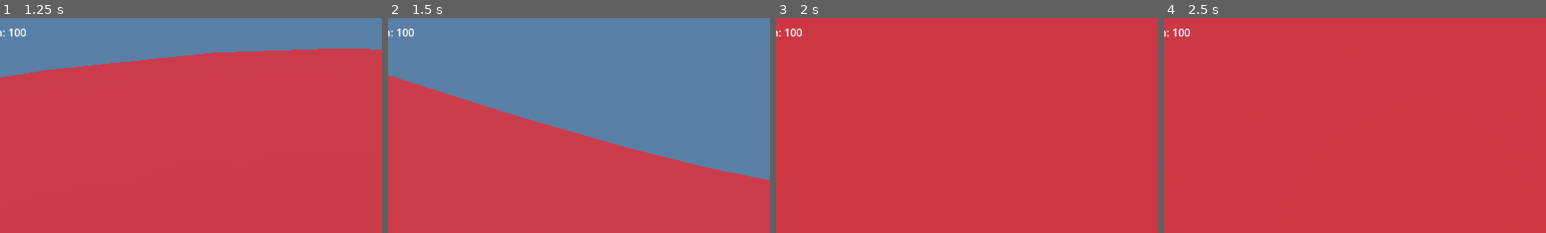
Above: before the commit, frames 1-4 (left to right).
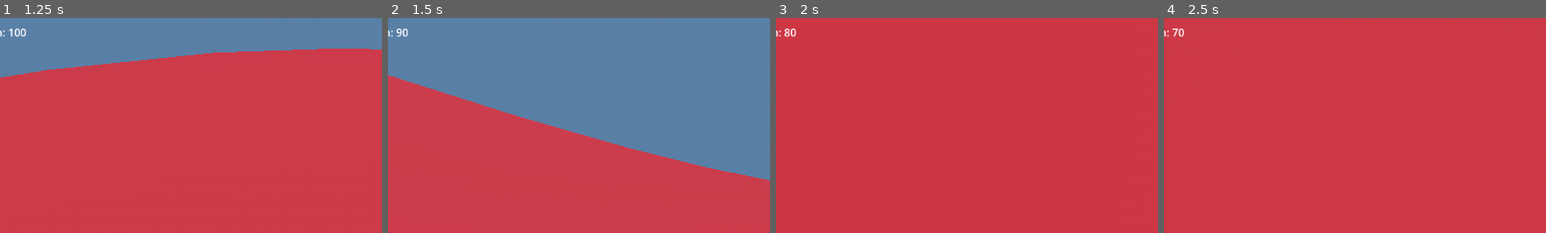
Above: after the commit, the same moments.

Repository: onebit-aidan-kris/scary-fish-jam
Game: Godot game, scene res://scenes/levels/fishing/fishing_level.tscn
Two runs of this game, one before a commit and one after it. Both use one fixed random seed, a clock stepped at 60 frames per second and the inputs below. This scene is started directly instead of the project's main scene.
Inputs (mouse positions are % of the whole screen's width and height, from its top left):
- Up to frame 1 (1.25 s): click "Start Game" at 0.5 s
- Up to frame 2 (1.5 s): move the mouse to (55, 50) at 1.27 s; hold W (move_forward) from 1.28 s (still down); hold Ctrl (crouch) from 1.28 s (still down)
- Up to frame 3 (2 s): keep holding W (move_forward); keep holding Ctrl (crouch); tap Space (jump) at 1.52 s
- Up to frame 4 (2.5 s): keep holding W (move_forward); move the mouse to (45, 50) at 2.02 s; release Ctrl (crouch) at 2.03 s; tap E (interact) at 2.1 s; tap Space (jump) at 2.27 s
The pictures show only the part of the screen within x 5-55%, y 0-50%; the shares and areas given below are measured in that part.

Frame 1 is identical in both runs. In frame 2, less than 0.1% of the frame differs, in the area x 2-7%, y 4-9%; in frame 3, less than 0.1%; in frame 4, less than 0.1%.

Commit message:
danger fish working but should disengage after

Diff:
--- a/project/scenes/levels/fishing/boat.gd
+++ b/project/scenes/levels/fishing/boat.gd
@@ -1,4 +1,4 @@
-extends Node3D
+extends CharacterBody3D
 
 @export var move_speed := 8.0
 @export var turn_speed := 2.0
@@ -17,12 +17,6 @@
 func _ready() -> void:
 	_input = gamestate.player_input
 	_cam_origin_pitch = _camera.rotation_degrees.x
-
-	var dangerfish := get_tree().get_first_node_in_group("dangerfish")
-	if dangerfish:
-		var attackable := dangerfish.get_node_or_null("Attackable")
-		if attackable:
-			attackable.player_damaged.connect(_on_player_damaged)
 
 
 func _physics_process(delta: float) -> void:
@@ -60,6 +54,8 @@
 	sonar_cooldown_ticks = sonar_cooldown_max
 
 
-func _on_player_damaged(damage_amount: int) -> void:
+func receive_damage(damage_amount: int) -> void:
+	print("Player received damage: ", damage_amount)
 	health -= damage_amount
-	print("Boat damaged for ", damage_amount, " HP. Remaining: ", health)
+	if health <= 0:
+		print("Player is dead!")
--- a/project/scenes/levels/fishing/fishing_level.tscn
+++ b/project/scenes/levels/fishing/fishing_level.tscn
@@ -67,6 +67,8 @@
 top_radius = 0.0
 bottom_radius = 0.75
 
+[sub_resource type="SphereShape3D" id="SphereShape3D_hdgy8"]
+
 [sub_resource type="NavigationMesh" id="NavMesh_fish"]
 vertices = PackedVector3Array(0, -4, 0, 33, -4, 0, 28.578, -4, 16.5, 16.5, -4, 28.578, 0, -4, 33, -16.5, -4, 28.578, -28.578, -4, 16.5, -33, -4, 0, -28.578, -4, -16.5, -16.5, -4, -28.578, 0, -4, -33, 16.5, -4, -28.578, 28.578, -4, -16.5)
 polygons = [PackedInt32Array(0, 1, 2), PackedInt32Array(0, 2, 3), PackedInt32Array(0, 3, 4), PackedInt32Array(0, 4, 5), …(222 unchanged characters)…
@@ -118,7 +120,7 @@
 mesh = SubResource("FloorMesh_fish")
 surface_material_override/0 = SubResource("FloorMat_fish")
 
-[node name="Boat" type="Node3D" parent="." unique_id=307091637 groups=["player"]]
+[node name="Boat" type="CharacterBody3D" parent="." unique_id=537027469 groups=["player"]]
 transform = Transform3D(1, 0, 0, 0, 1, 0, 0, 0, 1, 0, 0.15, 0)
 script = ExtResource("3_boat")
 
@@ -145,6 +147,11 @@
 [node name="Camera3D" type="Camera3D" parent="Boat" unique_id=1783302527]
 transform = Transform3D(1, 0, 0, 0, 0.866, -0.5, 0, 0.5, 0.866, 0, 4, 6)
 current = true
+
+[node name="BoatHitbox" type="CollisionShape3D" parent="Boat" unique_id=1935071213]
+transform = Transform3D(4, 0, 0, 0, 4, 0, 0, 0, 4, 0, 0, 0)
+shape = SubResource("SphereShape3D_hdgy8")
+debug_color = Color(0.052836277, 0.046362348, 0.21711743, 1)
 
 [node name="Wind" type="AudioStreamPlayer" parent="." unique_id=162279767]
 stream = ExtResource("9_asivi")
--- a/project/scenes/levels/fishing/hud.gd
+++ b/project/scenes/levels/fishing/hud.gd
@@ -12,5 +12,5 @@
 
 
 func _process(_delta: float) -> void:
-	if boat and boat.has_meta("health"):
+	if boat:
 		health_label.text = "Health: %.0f" % boat.health
--- a/project/scripts/components/fish/attackable.gd
+++ b/project/scripts/components/fish/attackable.gd
@@ -23,6 +23,7 @@
 var target_boat: Node3D = null
 var playing_attack_animation := false
 var attack_cooldown := 0.0
+var entity_being_attacked: Node3D = null
 
 
 func _ready() -> void:
@@ -39,10 +40,12 @@
 
 	# If state switches to attacking, play attack animation and start cooldown
 	if state == State.ATTACKING and not playing_attack_animation:
+		print("Firing attack animation!!!")
 		playing_attack_animation = true
 		get_parent().play_animation(&"Attack")
-		player_damaged.emit(10)
+		entity_being_attacked.receive_damage(10)
 		attack_cooldown = 0.5
+
 
 	# If cooldown is active, decrement it.
 	if attack_cooldown > 0.0:
@@ -53,7 +56,7 @@
 
 func _on_hitbox_body_entered(body: Node3D) -> void:
 	if body.is_in_group("player"):
-		_on_player_entered(body)
+		start_attacking(body)
 
 
 func _on_hitbox_body_exited(body: Node3D) -> void:
@@ -61,13 +64,14 @@
 		_on_player_exited(body)
 
 
-func start_attacking() -> void:
+func start_attacking(body: Node3D) -> void:
 	print("Attacking!!!")
+	entity_being_attacked = body
 	state = State.ATTACKING
 
 
 func _on_player_entered(_player: Node3D) -> void:
-	start_attacking()
+	start_attacking(_player)
 
 
 func _on_player_exited(_player: Node3D) -> void:
